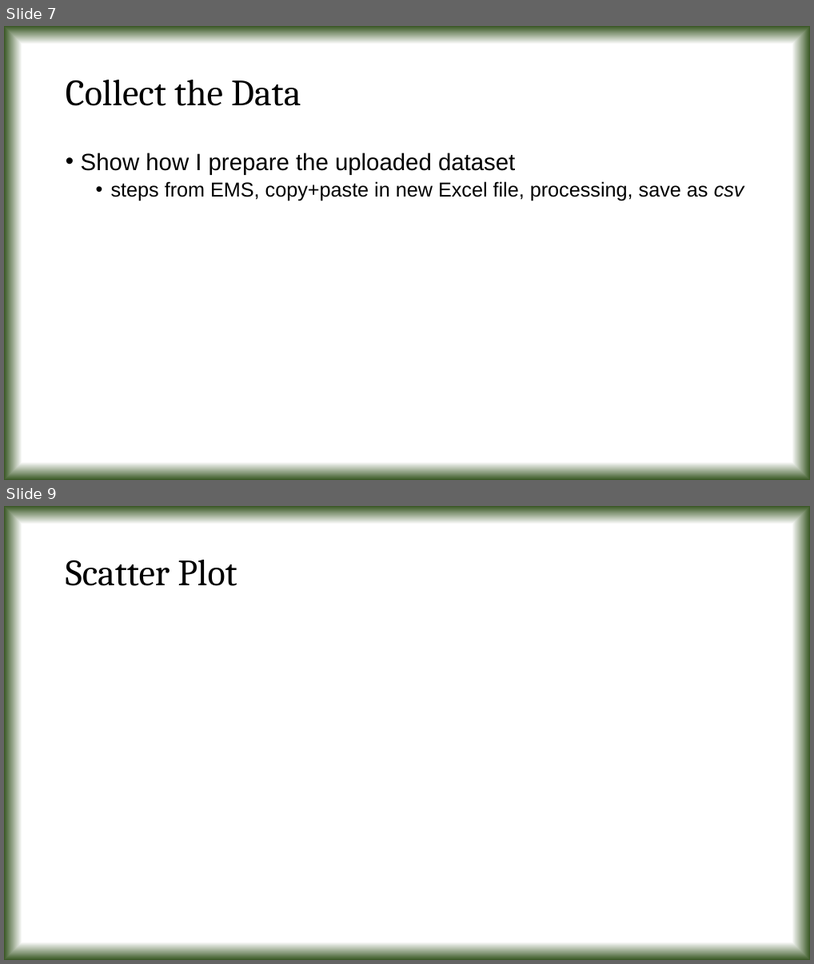
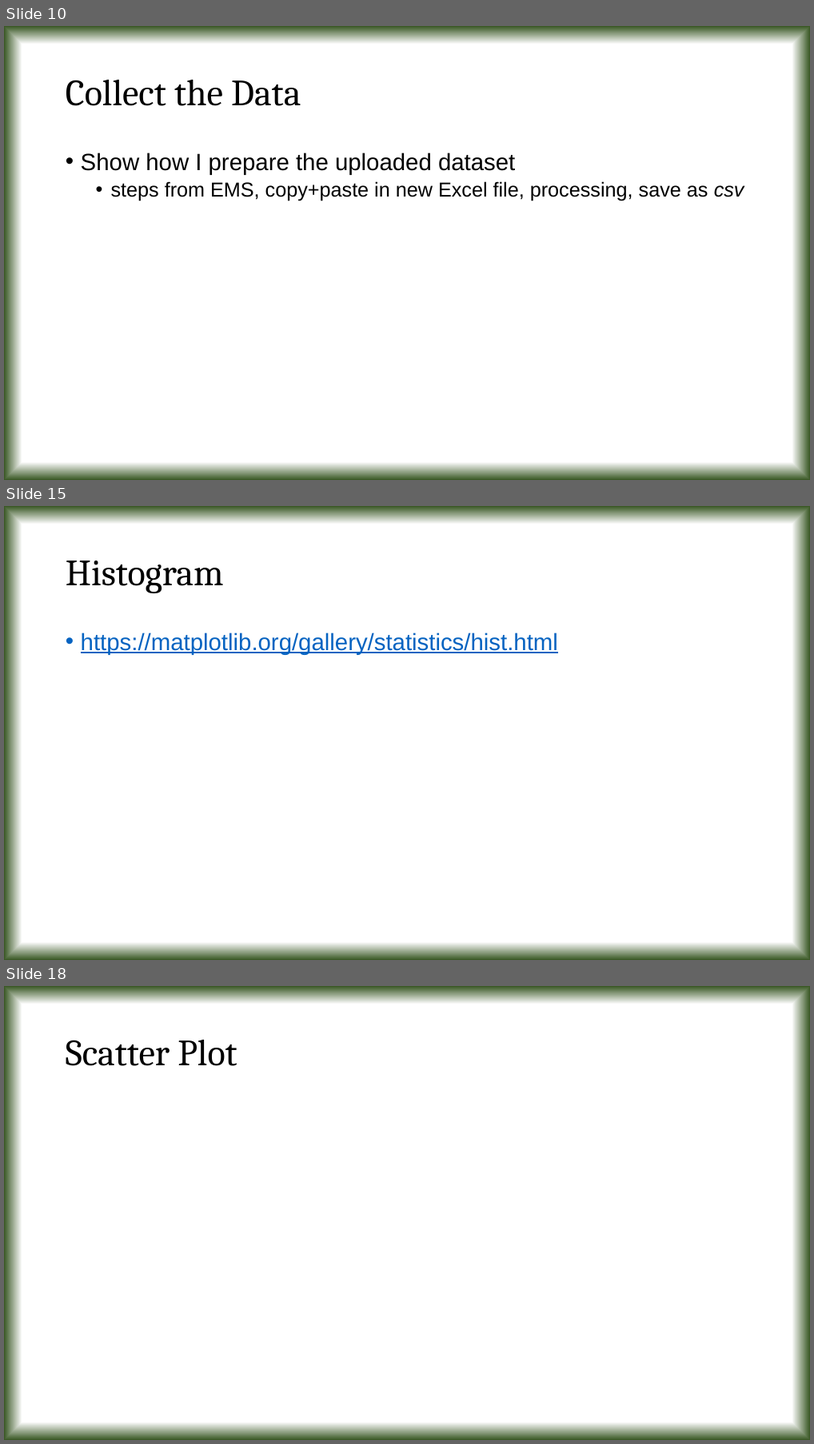
Before and after one commit to tanmoyie/Applied-Statistics, a slide deck: Projects & Dataset/Presentation on Python projects in Applied Statistics.pptx. Shown one above the other, each under a label of ours: slides 7 and 9 before the commit, slides 10, 15 and 18 after it; the slides between them are not shown. The pictures are 814x964 and 814x1444 pixels, drawn with LibreOffice and Linux fonts; fonts in the diff are those of the drawing. Boxes give left, top, right and bottom in pixels: in the first picture for what was removed or moved away, otherwise in the second. Text is boxed around its words. In the diff, an @@ line names an element or a change of style, - is before the commit and + after.

```diff
--- a/Projects & Dataset/Presentation on Python projects in Applied Statistics.pptx
+++ b/Projects & Dataset/Presentation on Python projects in Applied Statistics.pptx
@@ slide 15 added at (4,506,810,960), background gradient #FFFFFF to #385723 @@
@@ title added at (66,560,224,593), 44 pt, text #000000 @@
+Histogram
@@ text added at (81,632,558,655), 28 pt, text #0563C1, underline @@
+• https://matplotlib.org/gallery/statistics/hist.html
@@ what was slide 7 is now slide 10 @@
@@ what was slide 9 is now slide 18 @@
```
Also in this commit, not shown: 3 slides changed, 8 other slides added, 2 other files.
